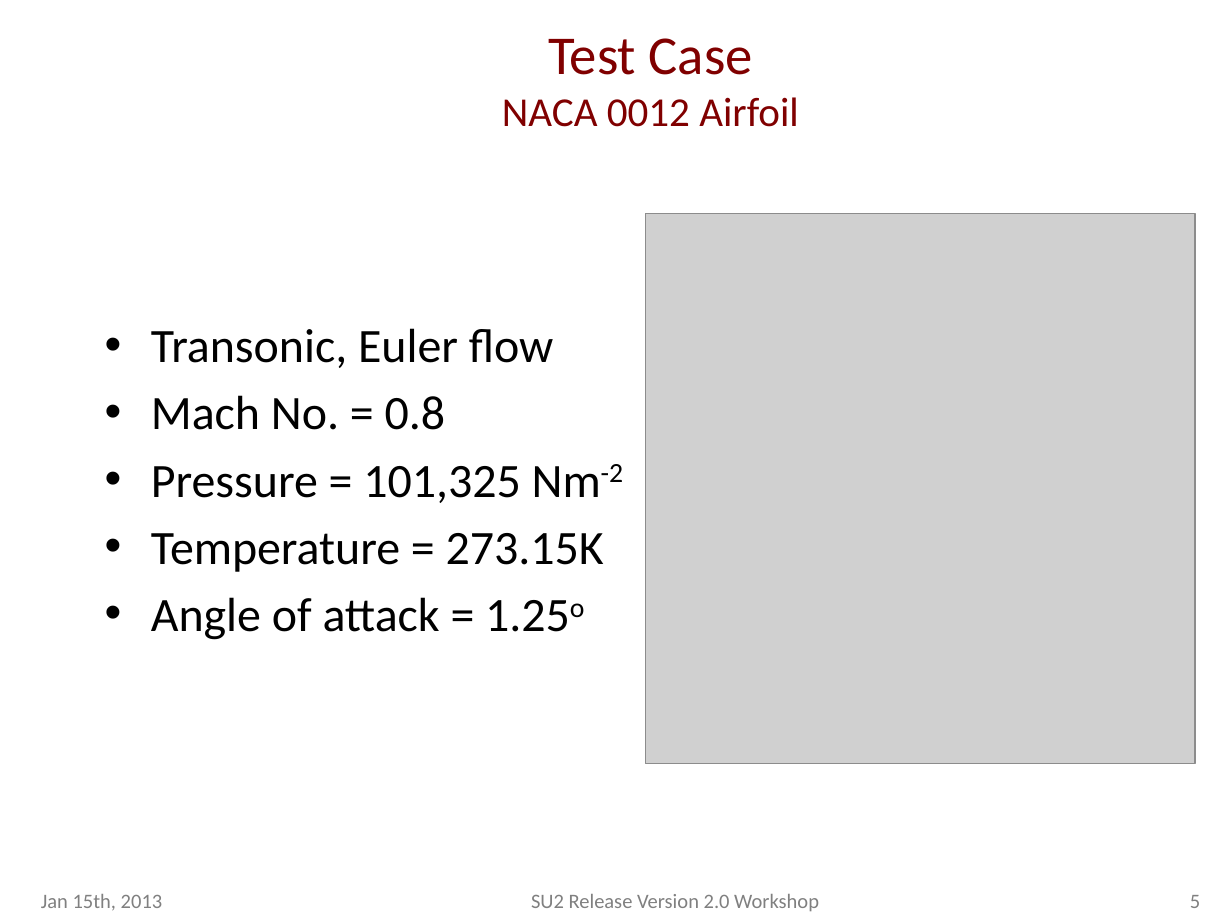
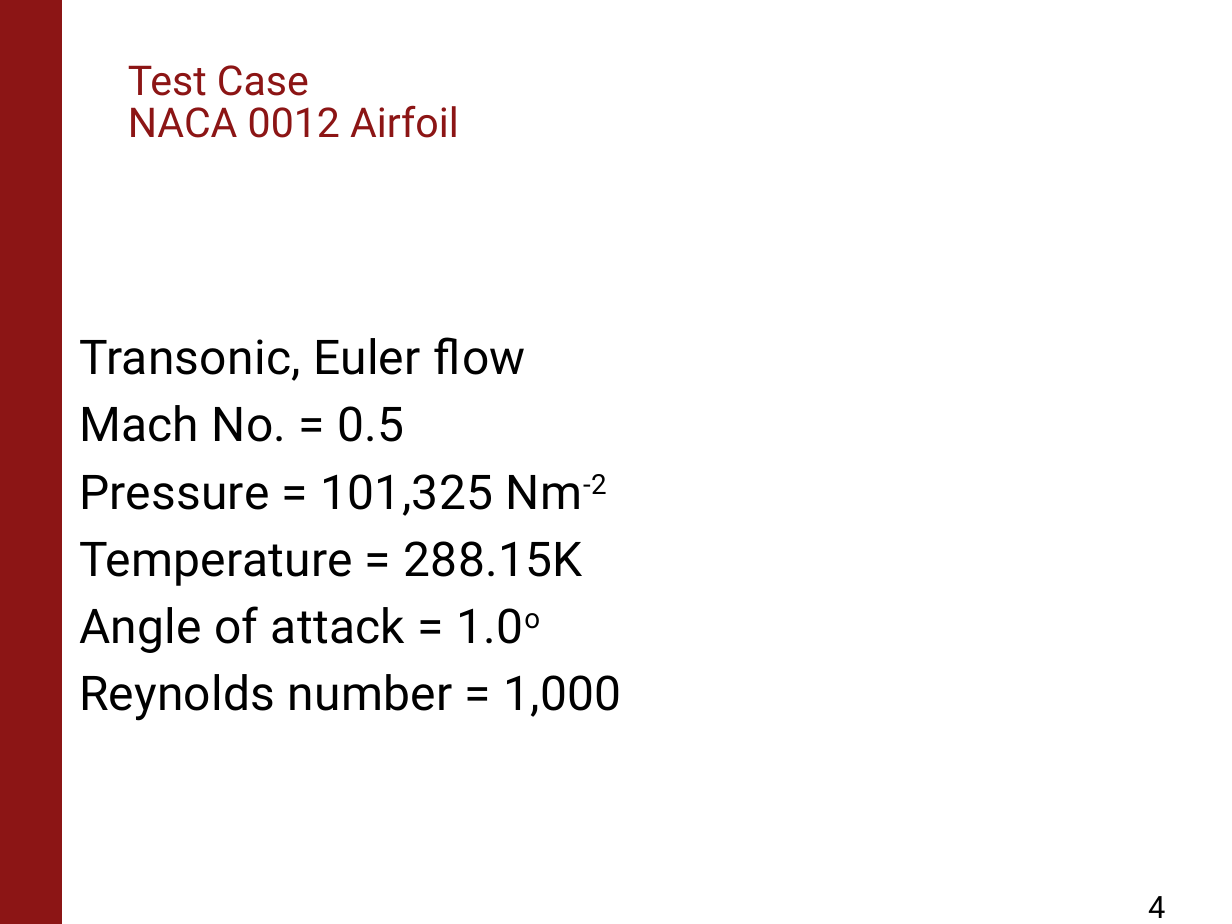
Before and after one commit to su2code/SU2, a slide deck: slide 4 of Presentations/1st Workshop/Running_SU2.pptx (slide 5 before the commit). Drawn at 1232x924 pixels with LibreOffice and Linux fonts; fonts in the diff are those of the drawing; grey boxes stand for pictures; background and template pictures are left out. Boxes give left, top, right and bottom in pixels: in the first picture for what was removed or moved away, otherwise in the second. Text is boxed around its words. In the diff, an @@ line names an element or a change of style, - is before the commit and + after.

```diff
--- a/Presentations/1st Workshop/Running_SU2.pptx
+++ b/Presentations/1st Workshop/Running_SU2.pptx
@@ rectangle added at <box>0,0,62,924</box>, fill #8C1515, outline #8C1515 0.75 pt @@
@@ ellipse removed at <box>15,12,1173,415</box> @@
@@ title "Test Case NACA 0012 Airfoil": place and size @@
-title "Test Case NACA 0012 Airfoil" at <box>502,38,799,127</box>
+title "Test Case NACA 0012 Airfoil" at <box>128,65,459,138</box>
@@ title "Test Case NACA 0012 Airfoil" at <box>128,65,459,138</box>: size 32 to 24 pt in "Test Case"; font Calibri to Roboto, text colour #800000 to #8C1515; alignment centre to left; line spacing 1 to 0.85; vertical alignment middle to bottom @@
@@ text "Transonic, Euler flow": place and size @@
-text "Transonic, Euler flow" at <box>151,328,623,640</box>
+text "Transonic, Euler flow" at <box>79,337,622,721</box>
@@ picture removed at <box>646,213,1195,764</box> @@
@@ text at <box>79,337,607,516</box>: font Calibri to Roboto, letter spacing 0 to 0.2 pt in "Transonic, Euler flow", "Pressure = 101,325 Nm-2"; bullet • to none @@
@@ text at <box>79,405,404,442</box>: text changed; font Calibri to Roboto @@
-• Mach No. = 0.8
+Mach No. = 0.5
@@ text at <box>79,541,622,721</box>: text changed; font Calibri to Roboto @@
-• Temperature = 273.15K
-• Angle of attack = 1.25o
+Temperature = 288.15K
+Angle of attack = 1.0o
+Reynolds number = 1,000
@@ text removed at <box>41,894,163,911</box> @@
-Jan 15th, 2013
@@ text removed at <box>531,894,819,911</box> @@
-SU2 Release Version 2.0 Workshop
@@ page number at <box>1148,896,1165,918</box>: text changed; size 12 to 18 pt; font Calibri to Roboto; text colour #808080 to #000000 @@
-5
+4
```
Also in this commit, not shown: 7 other slides changed, 4 slides added, 4 slides removed, 2 other files.
